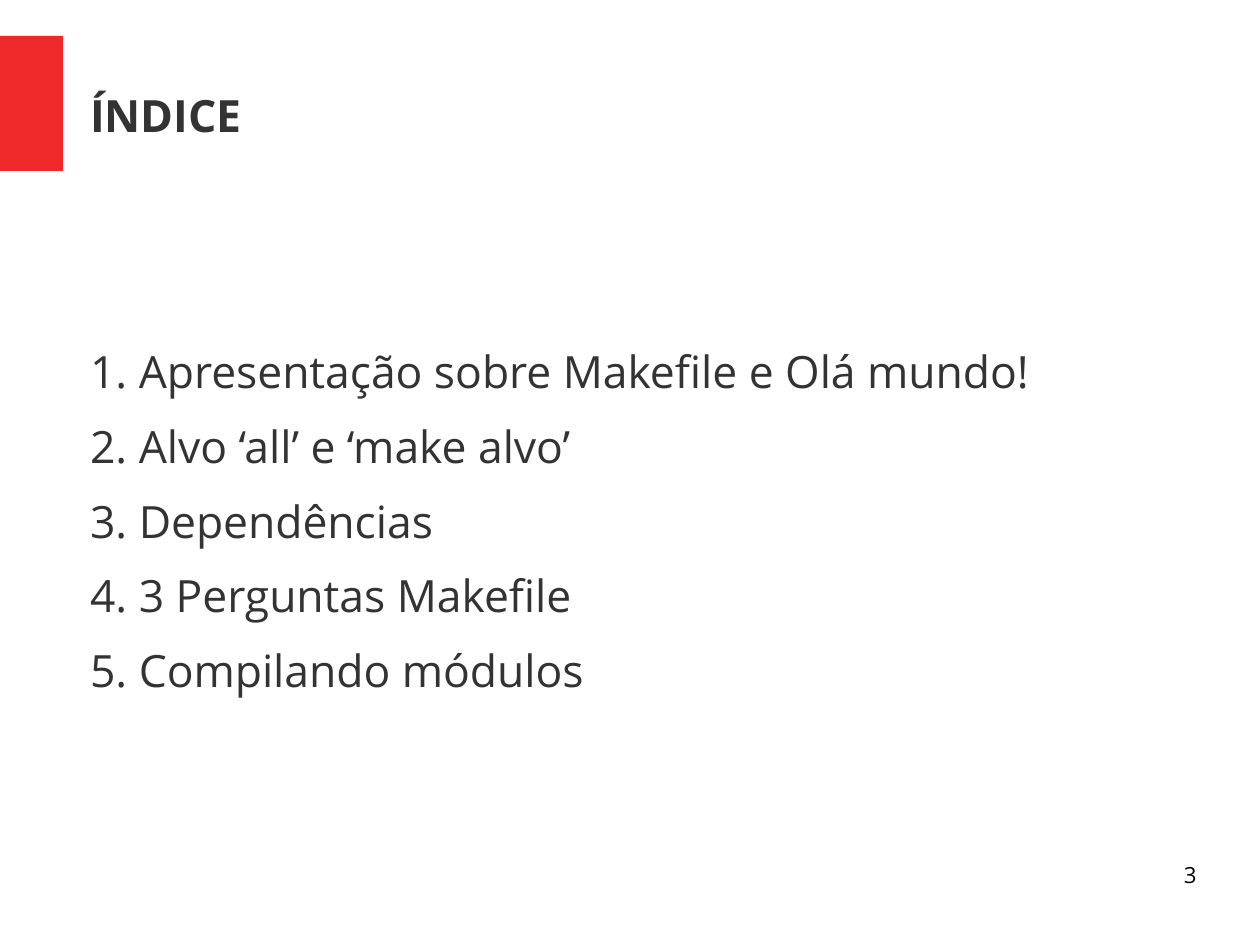
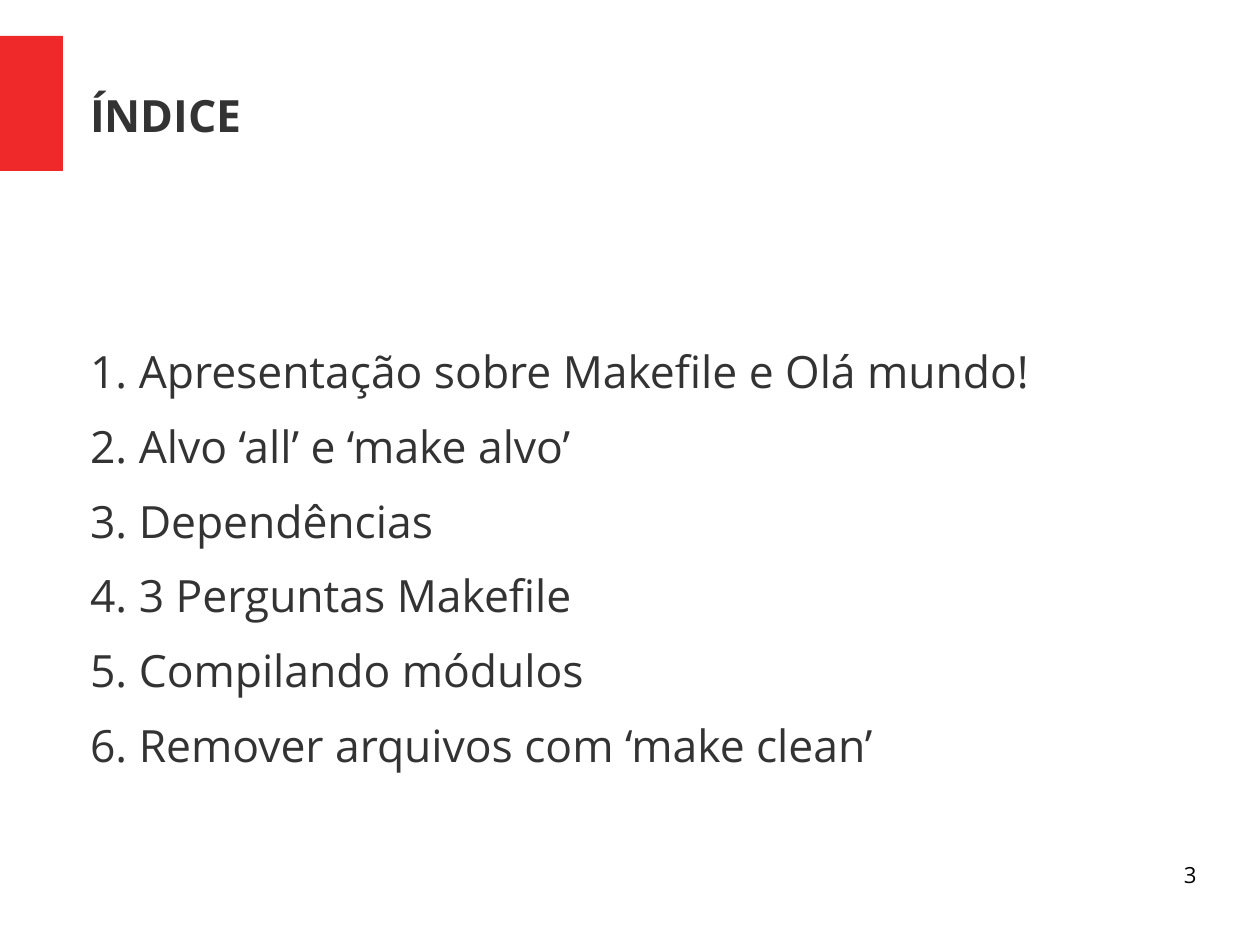
Before and after one commit to Geofisicando/curso-Makefile, a slide deck: slide 3 of slides/Apresentação_curso_Makefile.ppt. Drawn at 1260x945 pixels with LibreOffice and Linux fonts; fonts in the diff are those of the drawing. Boxes give left, top, right and bottom in pixels: in the first picture for what was removed or moved away, otherwise in the second. Text is boxed around its words. In the diff, an @@ line names an element or a change of style, - is before the commit and + after.

Commit message:
Slides do alvo clean adicionados

```diff
--- a/slides/Apresentação_curso_Makefile.ppt
+++ b/slides/Apresentação_curso_Makefile.ppt
@@ text at (x1=90, y1=728, x2=872, y2=773): paragraph added @@
+6. Remover arquivos com ‘make clean’
```
Also in this commit, not shown: 1 other slide changed, 1 slide added, 1 other file.
